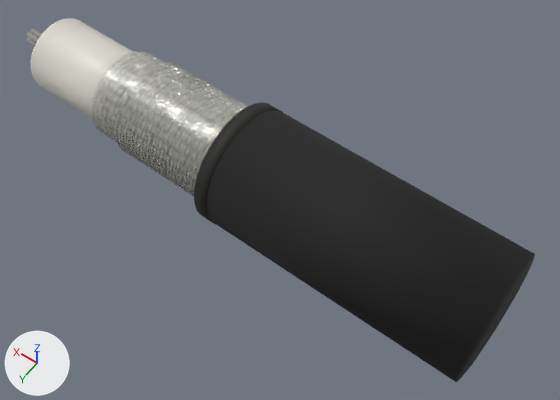
A saved change to the glTF model public/models/rf-sucoflex104.glb.
Before and after are seen from a 50 mm lens placed at (-3.68, 4.25, 6.41), pointed at (-0.65, 0.0, -0.26). The lights are fixed; the arrows at lower left show +X, +Y and +Z. The first picture is the older version. Where no turn or scale is listed for an object, it has been applied to the vertices.

Names of what the first picture shows: 'braid left hand carrier 02', 'braid left hand carrier 10', 'braid left hand carrier 15', 'jacket cut lip', 'matte black pvc jacket body', 'smooth dielectric skin' and 65 more.
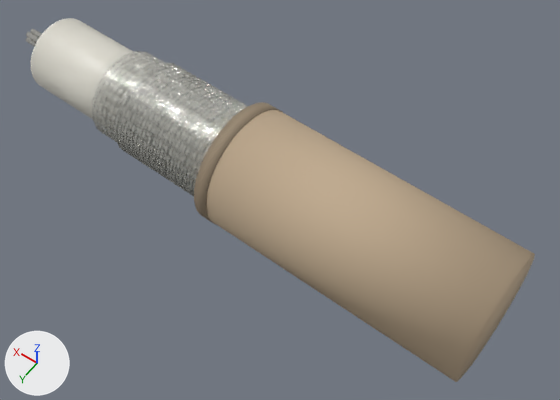
The edits, one by one:
Material 'fresh jacket cut edge.001' (mat_fresh_jacket_cut_edge_001) changes colour from black #242321 to brown #95846e; in linear values from (0.018, 0.017, 0.015) to (0.302, 0.232, 0.157).
Material 'matte black pvc jacket.001' (mat_matte_black_pvc_jacket_001) changes colour from black #191919 to beige #bfaa8e; in linear values from (0.01, 0.01, 0.01) to (0.52, 0.4, 0.27).

Location of each change, (x1, y1, x2, y2) in pixels of the pictures (560 x 400 px):
'matte black pvc jacket body', recoloured (black to beige)
    both: (206, 110, 535, 382)
'jacket cut lip', recoloured (black to brown)
    both: (194, 102, 282, 224)
